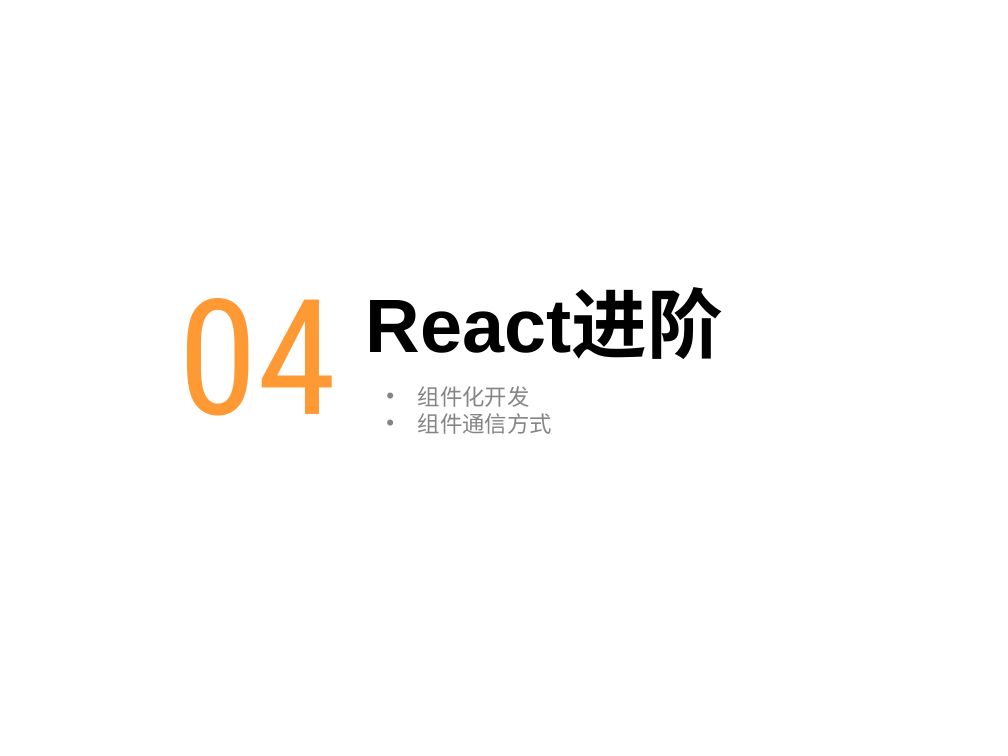
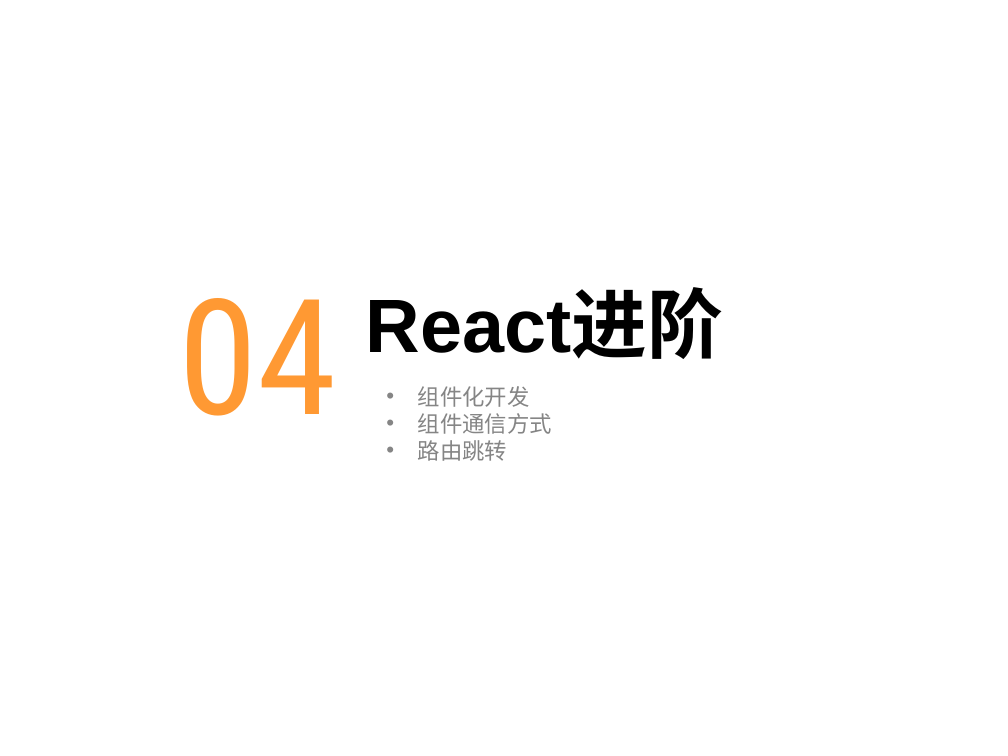
Before and after one commit to chenqiuli/JY_Peixun_1, a slide deck: slide 25 of PPT内容.pptx (slide 24 before the commit). Drawn at 1008x756 pixels with LibreOffice and Linux fonts; fonts in the diff are those of the drawing; background and template pictures are left out. Boxes give left, top, right and bottom in pixels: in the first picture for what was removed or moved away, otherwise in the second. Text is boxed around its words. In the diff, an @@ line names an element or a change of style, - is before the commit and + after.

```diff
--- a/PPT内容.pptx
+++ b/PPT内容.pptx
@@ text at (418, 440, 507, 461): paragraph added @@
+  • 路由跳转
```
Also in this commit, not shown: 7 other slides changed, 2 slides added, 1 slide removed, 5 other files.
